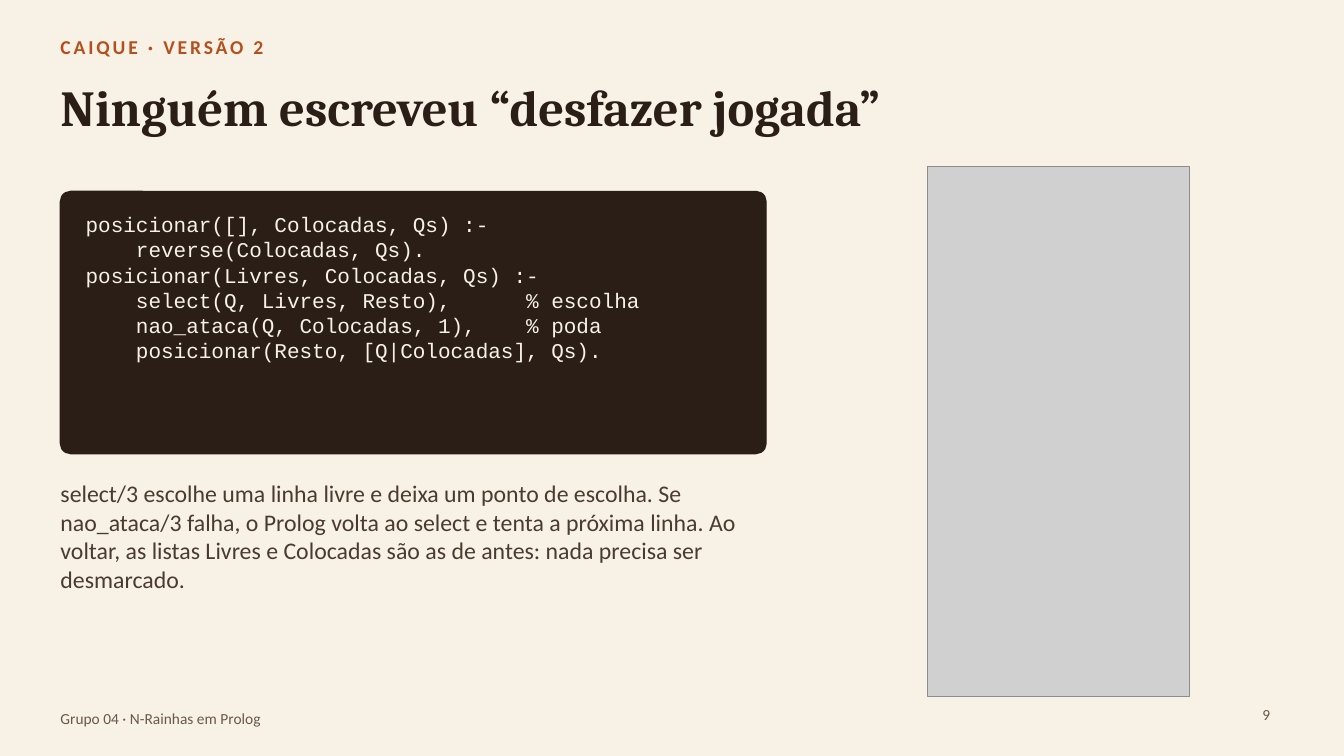
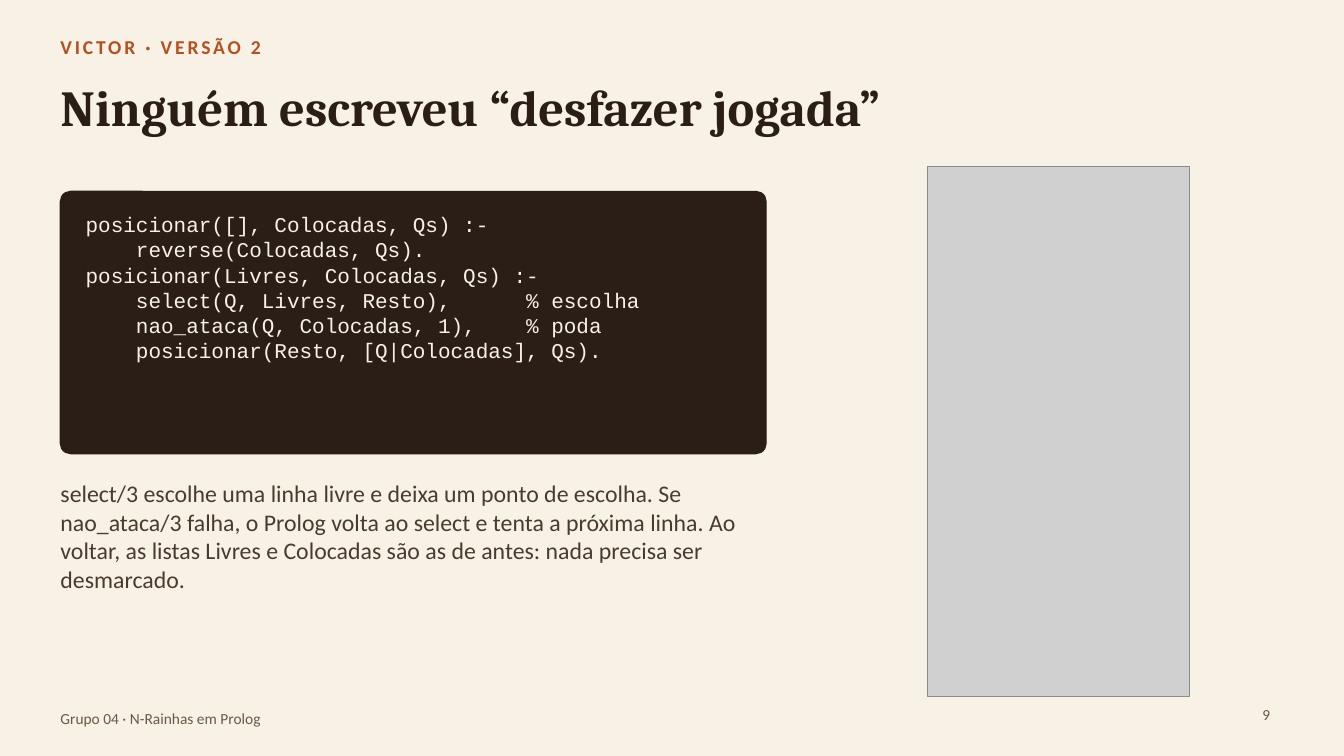
Before and after one commit to Alexandro-Junior/N-rainhas-com-backtracking, a slide deck: slide 9 of slides/Seminario-NRainhas-Grupo04.pptx. Drawn at 1344x756 pixels with LibreOffice and Linux fonts; fonts in the diff are those of the drawing; grey boxes stand for pictures. Boxes give left, top, right and bottom in pixels: in the first picture for what was removed or moved away, otherwise in the second. Text is boxed around its words. In the diff, an @@ line names an element or a change of style, - is before the commit and + after.

```diff
--- a/slides/Seminario-NRainhas-Grupo04.pptx
+++ b/slides/Seminario-NRainhas-Grupo04.pptx
@@ text at bbox=[60, 38, 261, 54]: text changed @@
-CAIQUE · VERSÃO 2
+VICTOR · VERSÃO 2
```
Also in this commit, not shown: 8 other slides changed.
